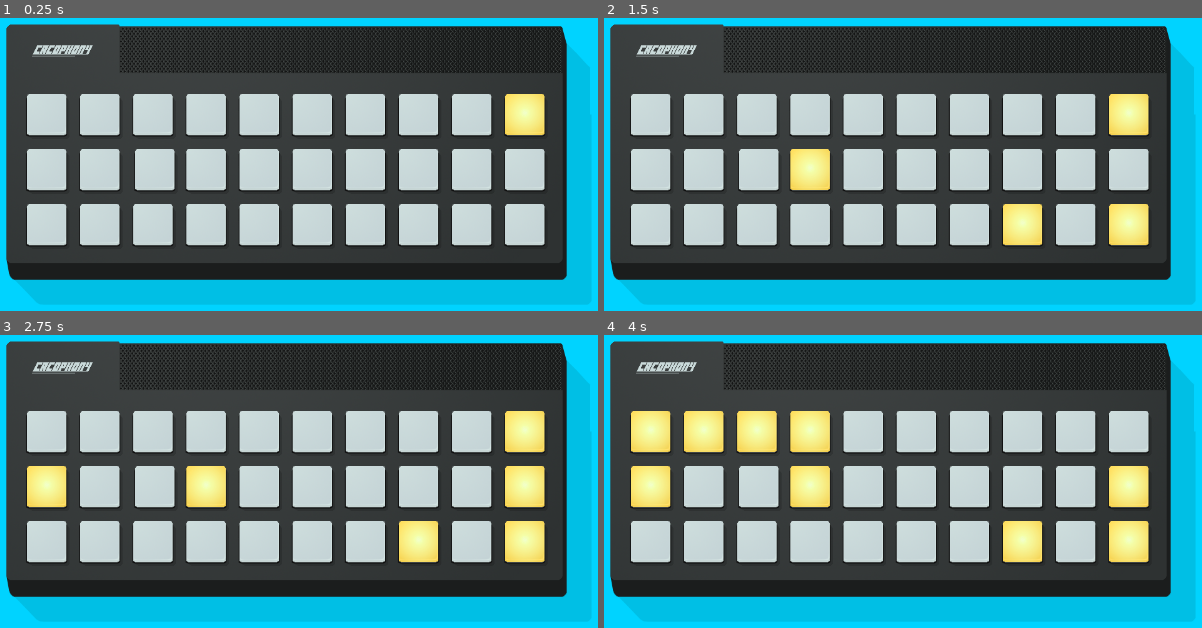
Above: before the commit, frames 1-4 (two rows, left to right).
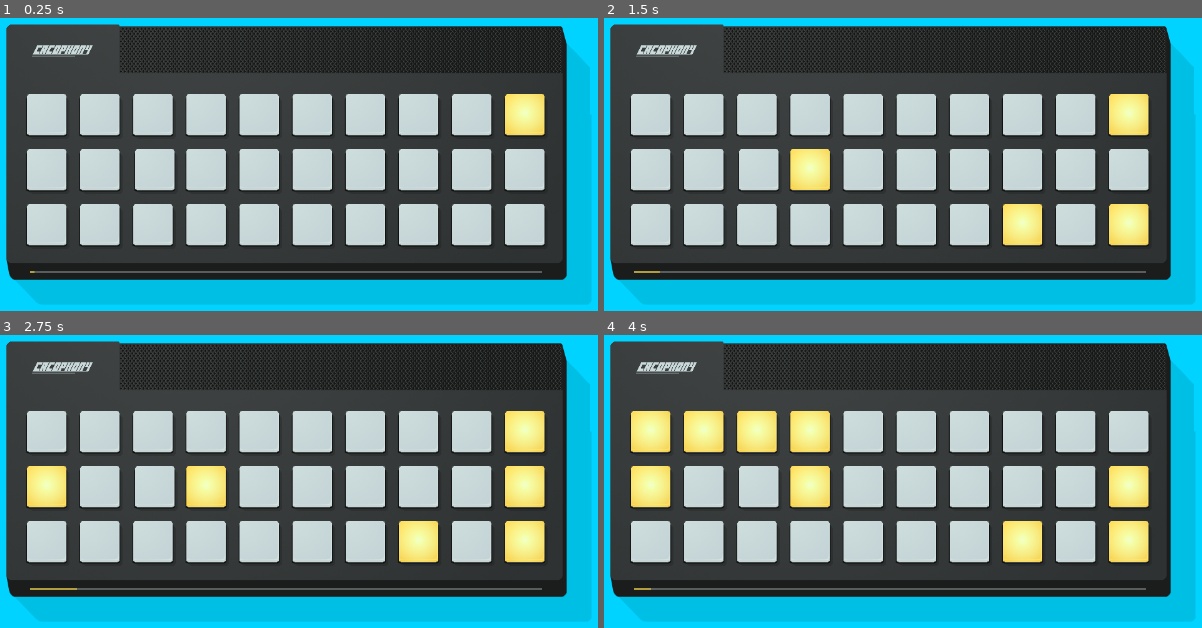
Above: after the commit, the same moments.

Repository: winterbeak/cacophony-t35x
Game: Godot game, scene res://Main.tscn
Two runs of this game, one before a commit and one after it. Both use one fixed random seed, a clock stepped at 60 frames per second and the inputs below.
Inputs:
- Up to frame 1 (0.25 s): no input
- Up to frame 2 (1.5 s): tap Enter at 1.25 s
- Up to frame 3 (2.75 s): tap Space at 2 s
- Up to frame 4 (4 s): no input

The runs differ from the first frame. In frame 1, 0.6% of the frame differs, in the area x 5-91%, y 86-88%; in frame 2, 0.6%; in frame 3, 0.6%; in frame 4, 0.6%.

Commit message:
Add progress bar

Diff:
--- a/Analog Cacophony/Main.tscn
+++ b/Analog Cacophony/Main.tscn
@@ -1,9 +1,12 @@
-[gd_scene load_steps=3 format=2]
+[gd_scene load_steps=5 format=2]
 
 [ext_resource path="res://scenes/Grid.tscn" type="PackedScene" id=1]
 [ext_resource path="res://assets/images/body.png" type="Texture" id=2]
+[ext_resource path="res://scenes/ProgressBar.tscn" type="PackedScene" id=3]
+[ext_resource path="res://scripts/Main.gd" type="Script" id=4]
 
 [node name="Main" type="Node2D"]
+script = ExtResource( 4 )
 
 [node name="Sprite" type="Sprite" parent="."]
 position = Vector2( 191, 156 )
@@ -12,3 +15,12 @@
 
 [node name="Grid" parent="." instance=ExtResource( 1 )]
 position = Vector2( 222, 267 )
+
+[node name="ProgressBar" parent="." instance=ExtResource( 3 )]
+position = Vector2( 229, 551 )
+
+[node name="WinTimer" type="Timer" parent="."]
+one_shot = true
+
+[connection signal="fail" from="Grid" to="." method="_on_Grid_fail"]
+[connection signal="timeout" from="WinTimer" to="." method="_on_WinTimer_timeout"]
--- /dev/null
+++ b/Analog Cacophony/scenes/ProgressBar.tscn
@@ -0,0 +1,15 @@
+[gd_scene load_steps=2 format=2]
+
+[ext_resource path="res://scripts/ProgressBar.gd" type="Script" id=1]
+
+[node name="ProgressBar" type="Node2D"]
+script = ExtResource( 1 )
+
+[node name="Background" type="ColorRect" parent="."]
+margin_right = 819.0
+margin_bottom = 2.0
+color = Color( 0.454902, 0.478431, 0.478431, 1 )
+
+[node name="Bar" type="ColorRect" parent="."]
+margin_bottom = 2.0
+color = Color( 0.956863, 0.839216, 0.313726, 1 )
--- a/Analog Cacophony/scripts/Grid.gd
+++ b/Analog Cacophony/scripts/Grid.gd
@@ -1,4 +1,6 @@
 extends Node2D
+
+signal fail
 
 var timer = 0
 
@@ -13,6 +15,10 @@
 	for row in rows:
 		for component in row:
 			components.append(component)
+
+	# If any component fails, this scene emits the fail signal
+	for component in components:
+		component.connect_fail(self)
 
 	# Row 1 position setting
 	$ChordComponent.position.x = Constants.LIGHT_DISTANCE_HORIZ * 4
@@ -35,6 +41,9 @@
 	$DirectionComponent.position.x = Constants.LIGHT_DISTANCE_HORIZ * 3
 	$AlternateComponent.position.x = Constants.LIGHT_DISTANCE_HORIZ * 4
 	$CadenceComponent.position.x = Constants.LIGHT_DISTANCE_HORIZ * 7
+
+func _on_component_fail():
+	emit_signal("fail")
 
 func _process(delta):
 	if timer % 600 == 0:
--- /dev/null
+++ b/Analog Cacophony/scripts/Main.gd
@@ -0,0 +1,26 @@
+extends Node2D
+
+signal win
+
+const WIN_TIME = 30
+onready var progress_bar = $ProgressBar
+onready var win_timer = $WinTimer
+
+var started: bool = false
+
+func _ready():
+	start()  # For now we just start when the program starts
+
+func start():
+	started = true
+	win_timer.start(WIN_TIME)
+
+func _on_Grid_fail():
+	win_timer.start(WIN_TIME)
+
+func _process(delta):
+	if started:
+		progress_bar.set_fraction(1 - win_timer.time_left/WIN_TIME)
+
+func _on_WinTimer_timeout():
+	emit_signal("win")
--- /dev/null
+++ b/Analog Cacophony/scripts/ProgressBar.gd
@@ -0,0 +1,7 @@
+extends Node2D
+
+onready var bar = $Bar
+onready var background = $Background
+
+func set_fraction(fraction: float) -> void:
+	bar.rect_size[0] = background.rect_size[0] * fraction
--- a/Analog Cacophony/scripts/components/BaseComponent.gd
+++ b/Analog Cacophony/scripts/components/BaseComponent.gd
@@ -38,6 +38,10 @@
 func on_key_press(key: String) -> void:
 	pass
 
+# Connects the fail signal to some other object
+func connect_fail(target: Object) -> void:
+	connect("fail", target, "_on_component_fail")
+
 func _process(delta: float) -> void:
 	for light in lights:
 		if Input.is_action_just_pressed(light.key):
